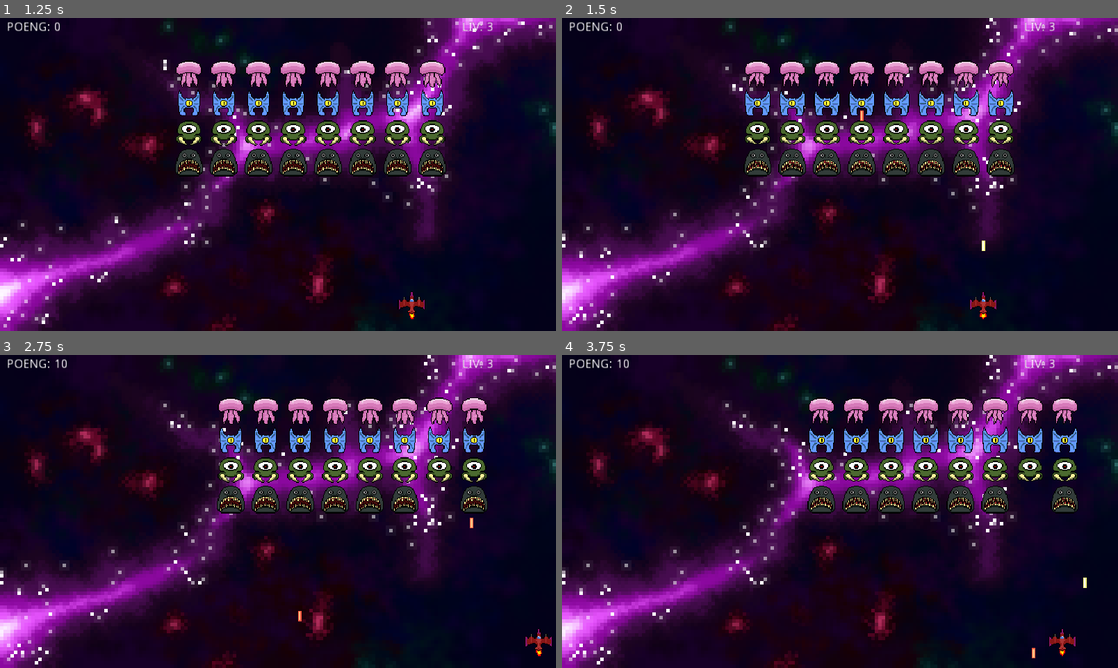
Above: before the commit, frames 1-4 (two rows, left to right).
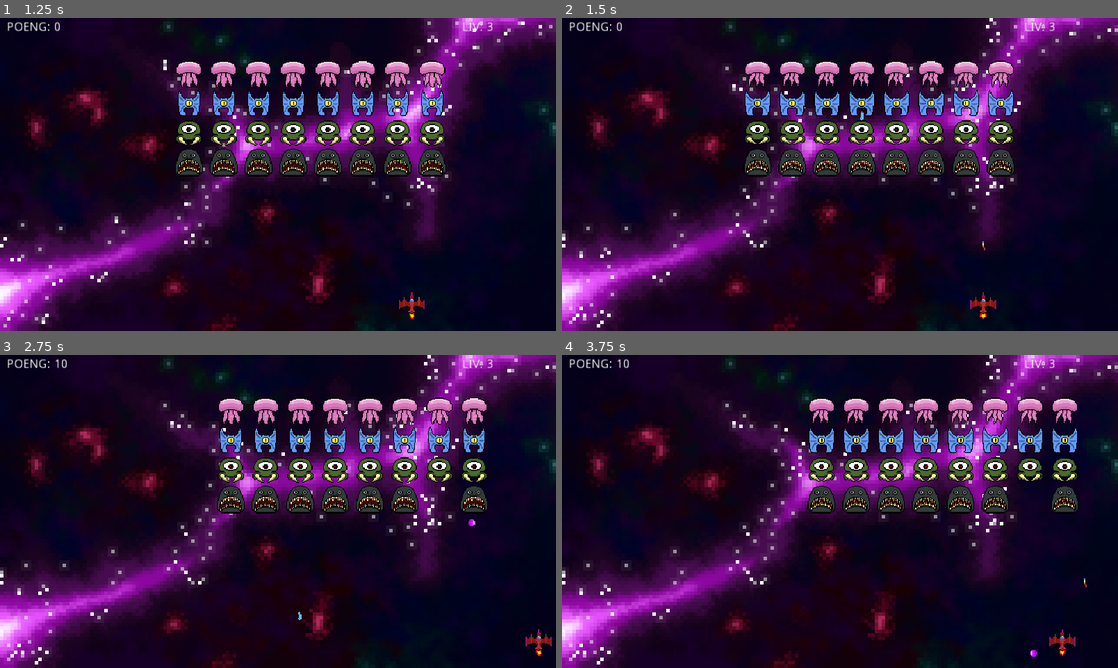
Above: after the commit, the same moments.

Repository: tlbonnerud/arcade-spill
Game: Godot game, scene res://games/ailien_invaders/main.tscn
The game is run twice, just before and just after one commit, with the same random seed, the same clock (stepped at 60 frames per second) and the same inputs.
Inputs:
- Up to frame 1 (1.25 s): tap Enter (arcade_start) at 0.5, 0.6 s; hold Right (p1_right) from 0.53 s (still down)
- Up to frame 2 (1.5 s): release Right (p1_right) at 1.28 s; hold Escape (arcade_back) from 1.28 s (still down); tap Z (p1_a) at 1.35 s
- Up to frame 3 (2.75 s): release Escape (arcade_back) at 2.03 s; hold Right (p1_right) from 2.03 s (still down); tap X (p1_b) at 2.1 s
- Up to frame 4 (3.75 s): release Right (p1_right) at 2.78 s; hold Up (p1_up) 2.78-3.53 s; tap Enter (arcade_start) at 2.85 s; hold Left (p1_left) from 3.53 s (still down); tap Z (p1_a) at 3.6 s

Frame 1 is identical in both runs. In frame 2, less than 0.1% of the frame differs, in the area x 53-77%, y 29-75%; in frame 3, less than 0.1%, in the area x 53-86%, y 52-86%; in frame 4, less than 0.1%.

Commit message:
Ailien Invaders: kule-sprites for spiller og fiender
Kulene tegnes nå fra sprite-arkene Projectile_1–5 i stedet for
draw_rect, fortsatt i ett tegnelag (én node, Pi-vennlig). Spilleren
skyter med Projectile_1; fiendekulene får farge etter fiendetypen som
skyter (rød hai, blå vinget, grønn kyklop, lilla manet), så spilleren
ser hvem som skjøt. Svermens fire_requested sender nå kuletype i tillegg
til posisjon.

"Projectile_1 2.png" er døpt om til Projectile_1.png. Import-filene for
prosjektilene og Boss.png er satt til filter=false som de andre spritene,
så de holder seg pikselskarpe. Boss.png er lagt til, men bossen finnes
ikke i koden ennå (roadmap steg 5).

Co-Authored-By: Claude Fable 5.1 <noreply@anthropic.com>

Diff:
--- a/games/AilienInvaders/games/ailien_invaders/core/bullets.gd
+++ b/games/AilienInvaders/games/ailien_invaders/core/bullets.gd
@@ -5,17 +5,33 @@
 # egen _draw() havner under barna dens, så kuler tegnet rett på rota ville
 # blitt skjult av bakgrunnen.
 #
+# Alle kuler tegnes i ett lag med draw_texture_rect_region (én node totalt,
+# aldri én node per kule — se docs/ARCHITECTURE.md). Hver kuletype er et
+# sprite-ark med 10×10-ruter på rad; ruta velges ut fra kulas alder.
+#
 # Fremtid: kule-pool med flere typer (spread, pierce, laser) styrt av
 # player_stats, se docs/DESIGN.md.
 
 const PLAYER_BULLET_SPEED := 420.0
 const ENEMY_BULLET_SPEED := 150.0
 const OFFSCREEN_MARGIN := 8.0
+const FRAME_SIZE := Vector2(10, 10)
+
+# Kuletyper. Svermen velger type per fiende (se swarm.gd ROW_BULLETS).
+# frame_time er sekunder per rute; antall ruter regnes ut fra teksturbredden.
+# (preload krever bokstavelige stier i Godot 3, derfor ingen SPRITES-konstant.)
+const KINDS := {
+	"player": {"texture": preload("res://games/ailien_invaders/sprites/Projectile_1.png"), "frame_time": 0.05},
+	"red":    {"texture": preload("res://games/ailien_invaders/sprites/Projectile_2.png"), "frame_time": 0.08},
+	"green":  {"texture": preload("res://games/ailien_invaders/sprites/Projectile_3.png"), "frame_time": 0.08},
+	"blue":   {"texture": preload("res://games/ailien_invaders/sprites/Projectile_4.png"), "frame_time": 0.05},
+	"orb":    {"texture": preload("res://games/ailien_invaders/sprites/Projectile_5.png"), "frame_time": 0.08},
+}
 
 var area_size := Vector2(640, 360)
-var player_bullet := Vector2.ZERO
+var player_bullet := {}  # {pos, kind, age}
 var player_bullet_active := false
-var enemy_bullets := []  # [Vector2]
+var enemy_bullets := []  # [{pos, kind, age}]
 
 var _player: Node = null
 var _swarm: Node = null
@@ -41,13 +57,13 @@
 func spawn_player_bullet(pos: Vector2) -> bool:
 	if player_bullet_active:
 		return false
-	player_bullet = pos
+	player_bullet = _make_bullet(pos, "player")
 	player_bullet_active = true
 	return true
 
 
-func spawn_enemy_bullet(pos: Vector2) -> void:
-	enemy_bullets.append(pos)
+func spawn_enemy_bullet(pos: Vector2, kind: String = "red") -> void:
+	enemy_bullets.append(_make_bullet(pos, kind))
 
 
 func enemy_bullet_count() -> int:
@@ -56,18 +72,20 @@
 
 func step(delta: float) -> void:
 	if player_bullet_active:
-		player_bullet.y -= PLAYER_BULLET_SPEED * delta
-		if player_bullet.y < -OFFSCREEN_MARGIN:
+		player_bullet["pos"].y -= PLAYER_BULLET_SPEED * delta
+		player_bullet["age"] += delta
+		if player_bullet["pos"].y < -OFFSCREEN_MARGIN:
 			player_bullet_active = false
-		elif _swarm.try_hit(player_bullet):
+		elif _swarm.try_hit(player_bullet["pos"]):
 			player_bullet_active = false
 
 	var remaining := []
 	for b in enemy_bullets:
-		b.y += ENEMY_BULLET_SPEED * delta
-		if b.y > area_size.y + OFFSCREEN_MARGIN:
+		b["pos"].y += ENEMY_BULLET_SPEED * delta
+		b["age"] += delta
+		if b["pos"].y > area_size.y + OFFSCREEN_MARGIN:
 			continue
-		if _player.hit_test(b):
+		if _player.hit_test(b["pos"]):
 			_player.take_hit()
 			continue
 		remaining.append(b)
@@ -75,10 +93,25 @@
 	update()
 
 
+func _make_bullet(pos: Vector2, kind: String) -> Dictionary:
+	if not KINDS.has(kind):
+		push_warning("Ukjent kuletype '%s', bruker 'red'" % kind)
+		kind = "red"
+	return {"pos": pos, "kind": kind, "age": 0.0}
+
+
 func _draw() -> void:
 	if player_bullet_active:
-		draw_rect(Rect2(player_bullet - Vector2(2, 6), Vector2(4, 12)), Color(1, 1, 0.5))
-		draw_rect(Rect2(player_bullet - Vector2(1, 5), Vector2(2, 10)), Color(1, 1, 1))
+		_draw_bullet(player_bullet)
 	for b in enemy_bullets:
-		draw_rect(Rect2(b - Vector2(2, 6), Vector2(4, 12)), Color(1, 0.35, 0.25))
-		draw_rect(Rect2(b - Vector2(1, 5), Vector2(2, 10)), Color(1, 0.75, 0.5))
+		_draw_bullet(b)
+
+
+func _draw_bullet(b: Dictionary) -> void:
+	var kind: Dictionary = KINDS[b["kind"]]
+	var tex: Texture = kind["texture"]
+	var frames := int(tex.get_width() / FRAME_SIZE.x)
+	var frame := int(b["age"] / kind["frame_time"]) % frames
+	var src := Rect2(Vector2(frame * FRAME_SIZE.x, 0), FRAME_SIZE)
+	var dst := Rect2(b["pos"] - FRAME_SIZE / 2, FRAME_SIZE)
+	draw_texture_rect_region(tex, dst, src)
--- a/games/AilienInvaders/games/ailien_invaders/enemies/swarm.gd
+++ b/games/AilienInvaders/games/ailien_invaders/enemies/swarm.gd
@@ -9,7 +9,7 @@
 signal enemy_killed(points)
 signal cleared              # alle fiender i bølgen er døde
 signal reached_bottom       # svermen nådde spillerens høyde
-signal fire_requested(pos)  # en fiende vil skyte fra pos
+signal fire_requested(pos, kind)  # en fiende vil skyte fra pos; kind er kuletype (bullets.gd KINDS)
 
 const SPRITES := "res://games/ailien_invaders/sprites/"
 
@@ -25,9 +25,11 @@
 const HIT_HALF_SIZE := Vector2(14, 12)
 const MUZZLE_OFFSET := Vector2(0, 12)
 
-# Én fiendetype per rad (øverst til nederst) og poeng for hver.
+# Én fiendetype per rad (øverst til nederst), poeng og kuletype for hver.
+# Kulefargen følger fienden: rød hai, blå vinget, grønn kyklop, lilla manet.
 const ROW_TEXTURES := ["Enemy_4.png", "Enemy_2.png", "Enemy_1.png", "Enemy_3.png"]
 const ROW_POINTS := [40, 30, 20, 10]
+const ROW_BULLETS := ["red", "blue", "green", "orb"]
 
 var area_size := Vector2(640, 360)
 var wave := 1
@@ -63,7 +65,7 @@
 			s.hframes = hframes
 			s.position = Vector2(left + col * H_SPACING, GRID_TOP + row * V_SPACING)
 			add_child(s)
-			enemies.append({"sprite": s, "points": ROW_POINTS[row], "alive": true})
+			enemies.append({"sprite": s, "points": ROW_POINTS[row], "bullet": ROW_BULLETS[row], "alive": true})
 
 
 func alive_count() -> int:
@@ -125,7 +127,7 @@
 				alive.append(e)
 		if alive.size() > 0:
 			var e: Dictionary = alive[randi() % alive.size()]
-			emit_signal("fire_requested", position + e["sprite"].position + MUZZLE_OFFSET)
+			emit_signal("fire_requested", position + e["sprite"].position + MUZZLE_OFFSET, e["bullet"])
 
 
 # Prøver å treffe en fiende i punktet p. Returnerer true hvis noen ble truffet.
Binary file added: games/AilienInvaders/games/ailien_invaders/sprites/Boss.png
Not shown, added: games/AilienInvaders/games/ailien_invaders/sprites/Boss.png.import
Binary file added: games/AilienInvaders/games/ailien_invaders/sprites/Projectile_1.png
Not shown, added: games/AilienInvaders/games/ailien_invaders/sprites/Projectile_1.png.import
Binary file added: games/AilienInvaders/games/ailien_invaders/sprites/Projectile_2.png
Not shown, added: games/AilienInvaders/games/ailien_invaders/sprites/Projectile_2.png.import
Binary file added: games/AilienInvaders/games/ailien_invaders/sprites/Projectile_3.png
Not shown, added: games/AilienInvaders/games/ailien_invaders/sprites/Projectile_3.png.import
Binary file added: games/AilienInvaders/games/ailien_invaders/sprites/Projectile_4.png
Not shown, added: games/AilienInvaders/games/ailien_invaders/sprites/Projectile_4.png.import
Binary file added: games/AilienInvaders/games/ailien_invaders/sprites/Projectile_5.png
Not shown, added: games/AilienInvaders/games/ailien_invaders/sprites/Projectile_5.png.import
(and 2 more such lines)
